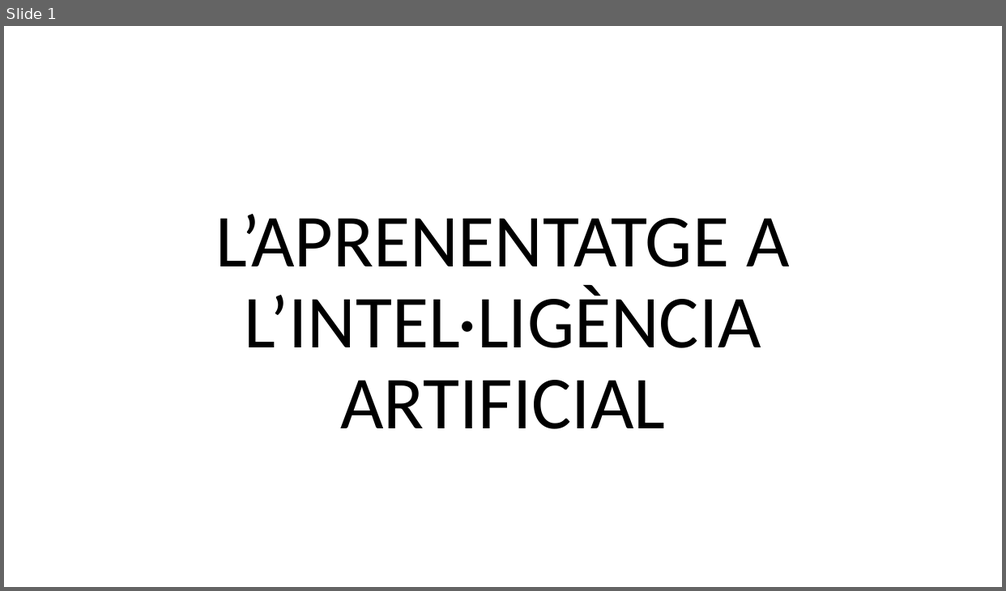
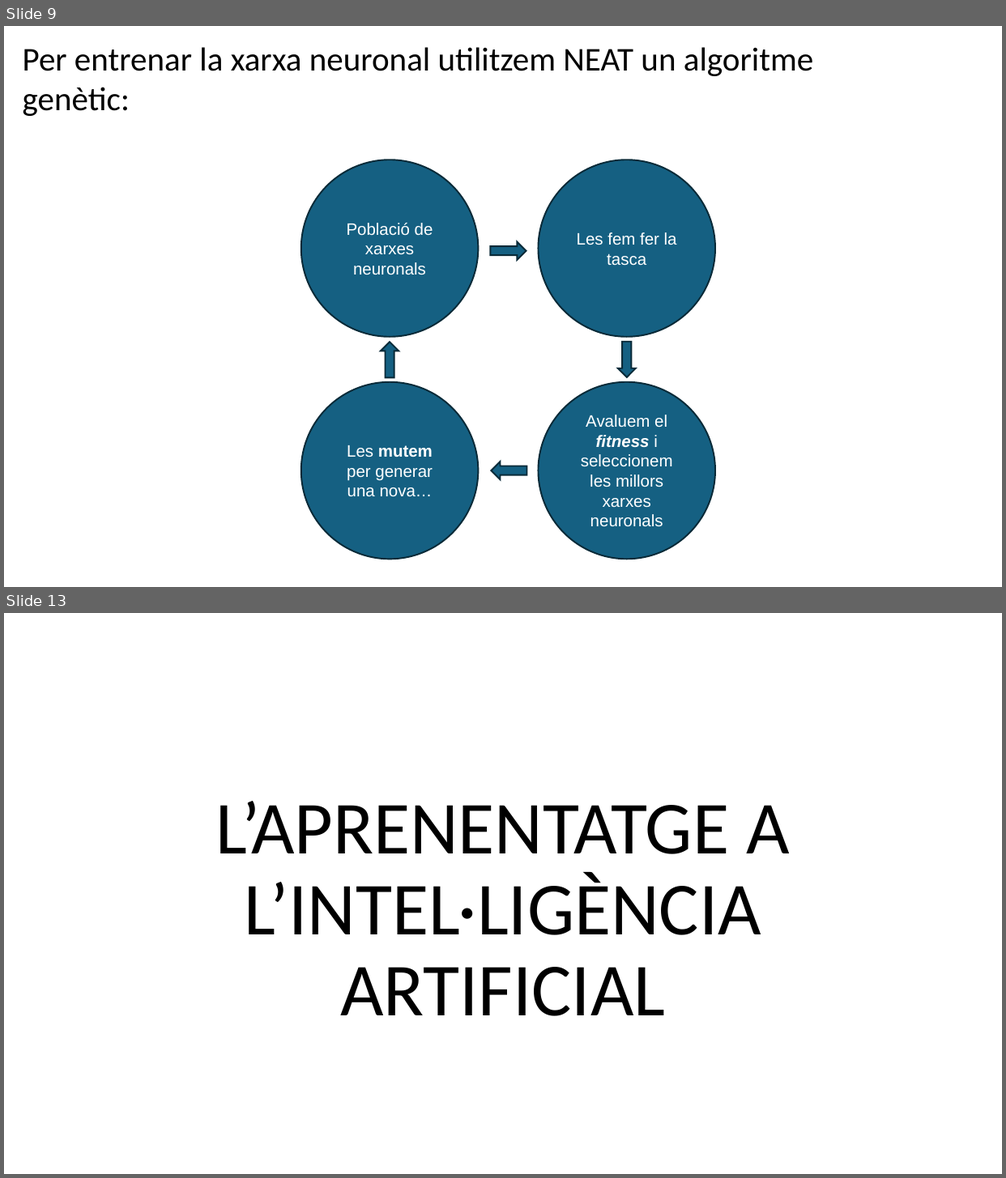
Before and after one commit to FerrerJan/Treball-de-Recerca-IA, a slide deck: TR_ESCRIT/PPT.pptx. Shown one above the other, each under a label of ours: slide 1 before the commit, slides 9 and 13 after it; the slides between them are not shown. The pictures are 1006x591 and 1006x1178 pixels, drawn with LibreOffice and Linux fonts; fonts in the diff are those of the drawing. Boxes give left, top, right and bottom in pixels: in the first picture for what was removed or moved away, otherwise in the second. Text is boxed around its words. In the diff, an @@ line names an element or a change of style, - is before the commit and + after.

```diff
--- a/TR_ESCRIT/PPT.pptx
+++ b/TR_ESCRIT/PPT.pptx
@@ slide 9 added at <box>4,26,1002,587</box>, background #FFFFFF @@
@@ text added at <box>23,47,813,116</box>, 32 pt, text #000000 @@
+Per entrenar la xarxa neuronal utilitzem NEAT un algoritme genètic:
@@ ellipse added at <box>301,160,479,337</box>, fill #156082, outline #092A39 1.5 pt, 16 pt, text #FFFFFF @@
+Població de xarxes neuronals
@@ ellipse added at <box>539,160,716,337</box>, fill #156082, outline #092A39 1.5 pt, 16 pt, text #FFFFFF @@
+Les fem fer la tasca
@@ right arrow added at <box>491,241,526,259</box>, fill #156082, outline #092A39 1.5 pt @@
@@ right arrow added at <box>381,342,398,378</box>, fill #156082, outline #092A39 1.5 pt @@
@@ right arrow added at <box>618,342,636,378</box>, fill #156082, outline #092A39 1.5 pt @@
@@ ellipse added at <box>301,382,479,560</box>, fill #156082, outline #092A39 1.5 pt, 16 pt, text #FFFFFF @@
+Les mutem per generar una nova…
@@ ellipse added at <box>539,382,716,560</box>, fill #156082, outline #092A39 1.5 pt, 16 pt, text #FFFFFF @@
+Avaluem el fitness i seleccionem les millors xarxes neuronals
@@ right arrow added at <box>492,462,527,480</box>, fill #156082, outline #092A39 1.5 pt @@
@@ what was slide 1 is now slide 13 @@
```
Also in this commit, not shown: 11 other slides added.
